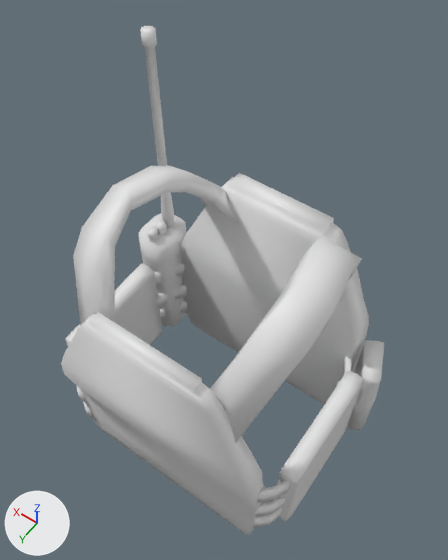
A saved change to the FBX model Contents/mods/Authentic Z - Current/media/models_X/Skinned/Clothes/AZ_TV110_F.fbx.
Before and after are seen from a 50 mm camera at (-0.00166, 0.00262, 0.01129) aimed at (0.00014, 0.00009, 0.00733). Lighting does not change. The marker at lower left points along +X, +Y and +Z. Vertices at the same position are counted once.
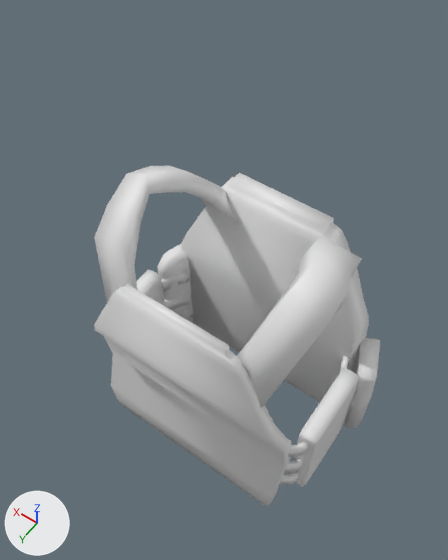
Diff of the bpy script that builds the scene:
```diff
--- a/Contents/mods/Authentic Z - Current/media/models_X/Skinned/Clothes/AZ_TV110_F.fbx.py
+++ b/Contents/mods/Authentic Z - Current/media/models_X/Skinned/Clothes/AZ_TV110_F.fbx.py
@@ me_cube @@
 # used by ob_cube; location = (0.0, 0.0, 0.0)
-me_cube.from_pydata(...)  # 1152 vertices, 1017 faces; spans x -0.00125..0.00134, y -0.0009..0.00128, z 0.00553..0.00892
+me_cube.from_pydata(...)  # 896 vertices, 819 faces; spans x -0.00121..0.00111, y -0.0009..0.00092, z 0.00553..0.0083
+# me_cube part 1: the loose piece of 128 vertices spanning x 0.0011..0.00122, y -0.00048..-0.00035, z 0.00691..0.00892 is deleted
+# me_cube part 2: the loose piece of 64 vertices spanning x 0.00111..0.0012, y -0.00024..-0.00013, z 0.00691..0.00703 is deleted
+# me_cube part 3: the loose piece of 48 vertices spanning x 0.0011..0.00122, y -0.00036..-0.00024, z 0.00692..0.00702 is deleted
+# me_cube part 4: the loose piece of 32 vertices spanning x 0.00098..0.00134, y -0.00055..-0.00009, z 0.0067..0.00691 is deleted
+# me_cube part 5: 624 vertices moved from x -0.00125..0.00134, y -0.00072..0.00128, z 0.00553..0.0083 to x -0.00121..0.00111, y -0.00072..0.00092, z 0.00553..0.0083; 1 vertex removed from x -0.00092, y 0.00074, z 0.00803; 17 vertices added at x -0.00092..0.00105, y -0.00042..0.00029, z 0.00676..0.00803
 me_cube.materials.append(mat_material_001)
```

What differs and where, as boxes [x1, y1, x2, y2] in the pictures (448 x 560 px; the box of a moved part takes in the faces that stretch with it):
'Cube', reshaped (11% narrower, 33% shorter): before [61, 26, 384, 535]; after [94, 165, 380, 505]
part 1 of me_cube, deleted: before [140, 26, 175, 228]
part 2 of me_cube, deleted: before [147, 226, 158, 242]
part 3 of me_cube, deleted: before [155, 220, 167, 234]
part 4 of me_cube, deleted: before [138, 213, 187, 264]
part 5 of me_cube, moved or reshaped: before [61, 166, 384, 535]; after [94, 166, 380, 505]
